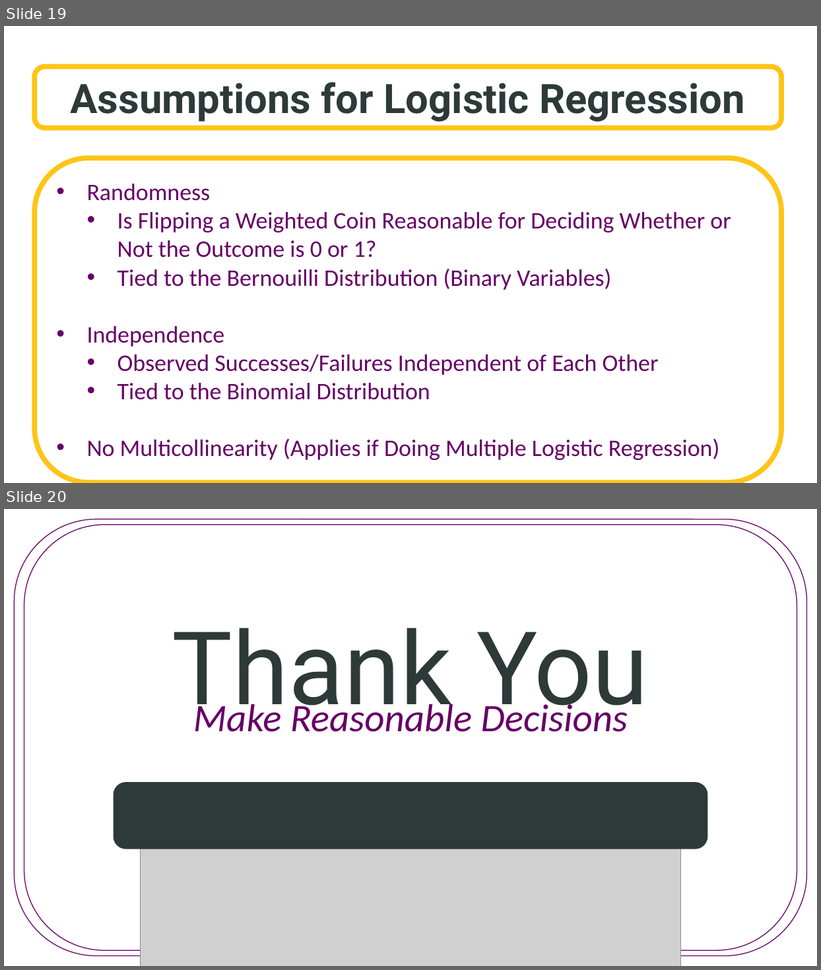
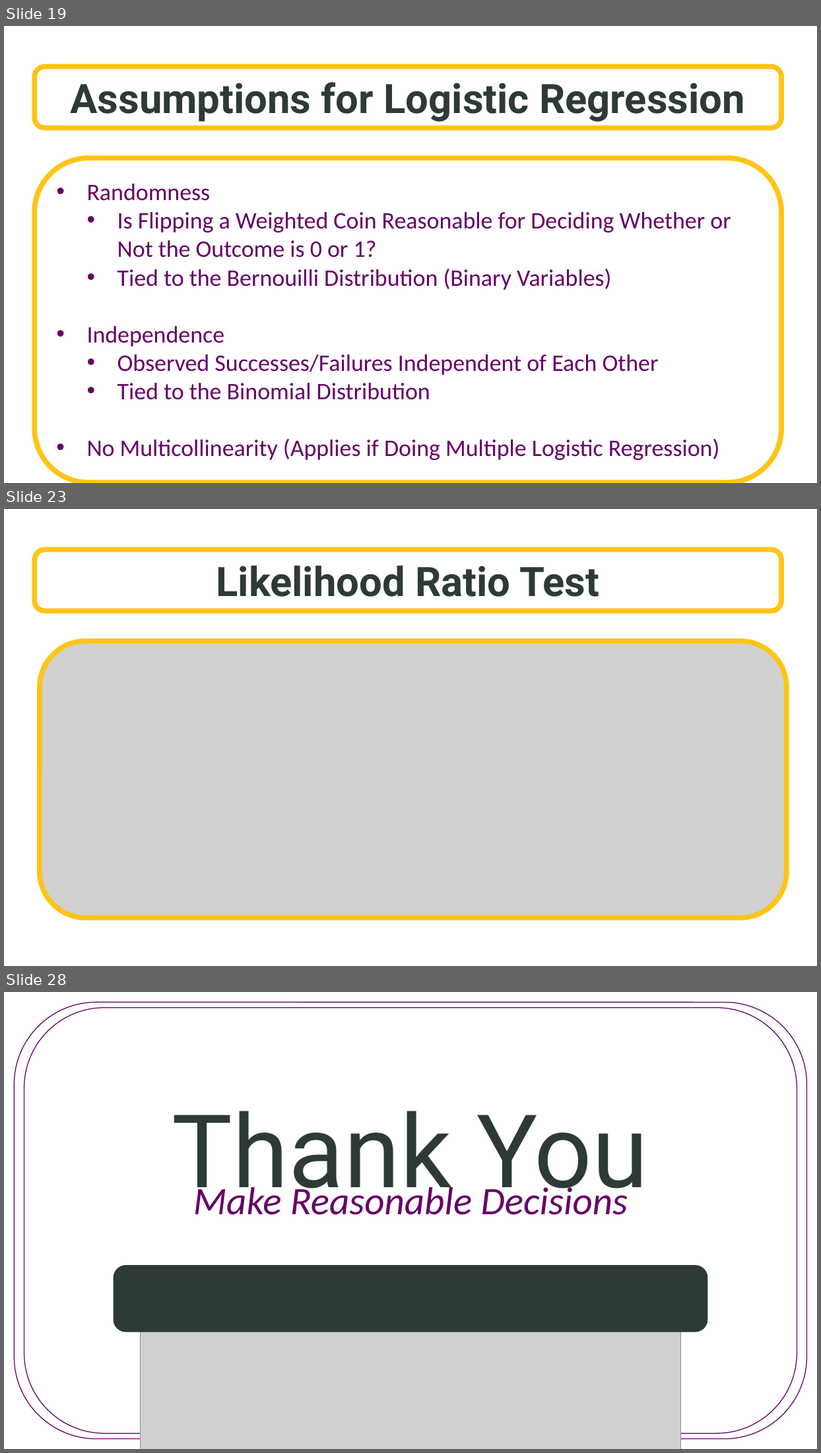
Before and after one commit to SuperMarioGiacomazzo/STOR455_WEBSITE, a slide deck: Lectures/27 - Logistic Regression.pptx. Shown one above the other, each under a label of ours: slides 19 and 20 before the commit, slides 19, 23 and 28 after it; the slides between them are not shown. The pictures are 821x970 and 821x1453 pixels, drawn with LibreOffice and Linux fonts; fonts in the diff are those of the drawing; grey boxes stand for pictures; background and template pictures are left out. Boxes give left, top, right and bottom in pixels: in the first picture for what was removed or moved away, otherwise in the second. Text is boxed around its words. In the diff, an @@ line names an element or a change of style, - is before the commit and + after.

```diff
--- a/Lectures/27 - Logistic Regression.pptx
+++ b/Lectures/27 - Logistic Regression.pptx
@@ slide 23 added at [4, 509, 817, 966], background picture (left out) @@
@@ rounded rectangle added at [34, 550, 781, 611], fill #FFFFFF at 70% opacity, outline #FFC416 6 pt, 48 pt, text #2D3A37, bold @@
+Likelihood Ratio Test
@@ picture added at [40, 642, 787, 918] @@
@@ what was slide 20 is now slide 28 @@
```
Also in this commit, not shown: 7 other slides added, 9 other files.
